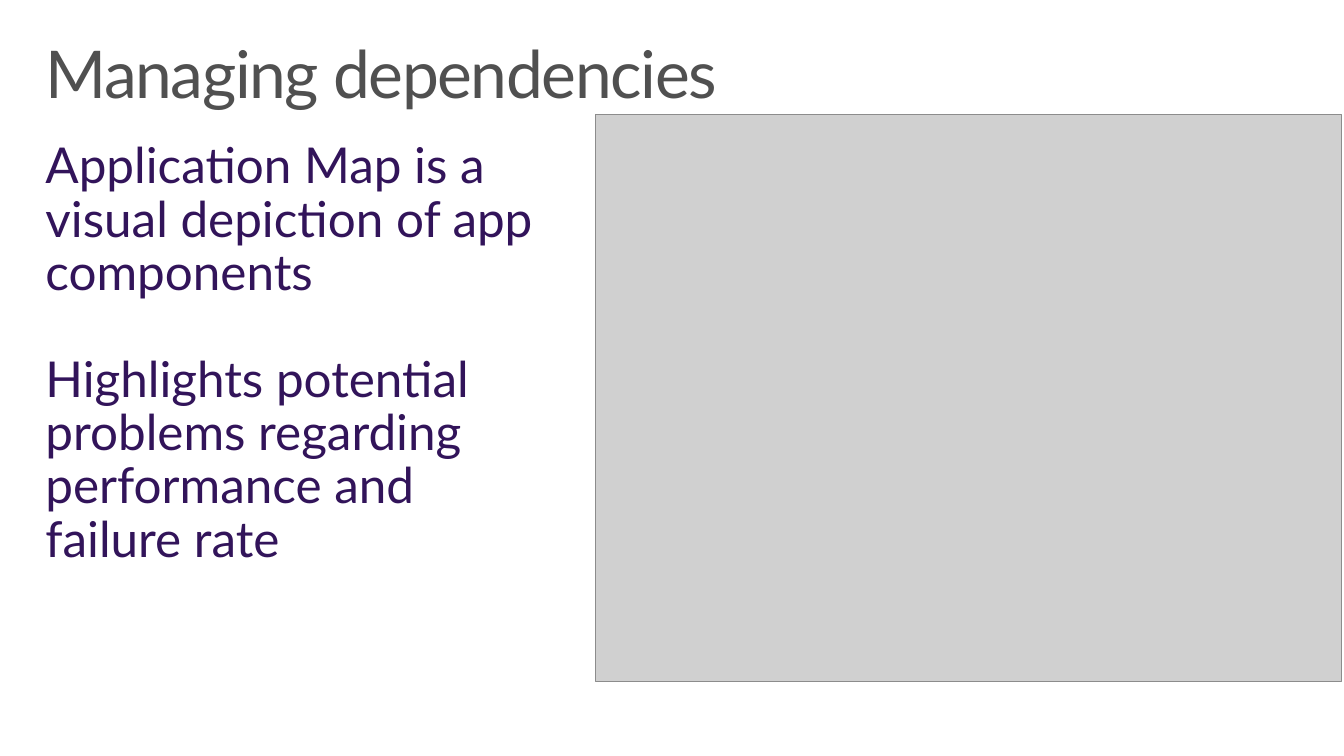
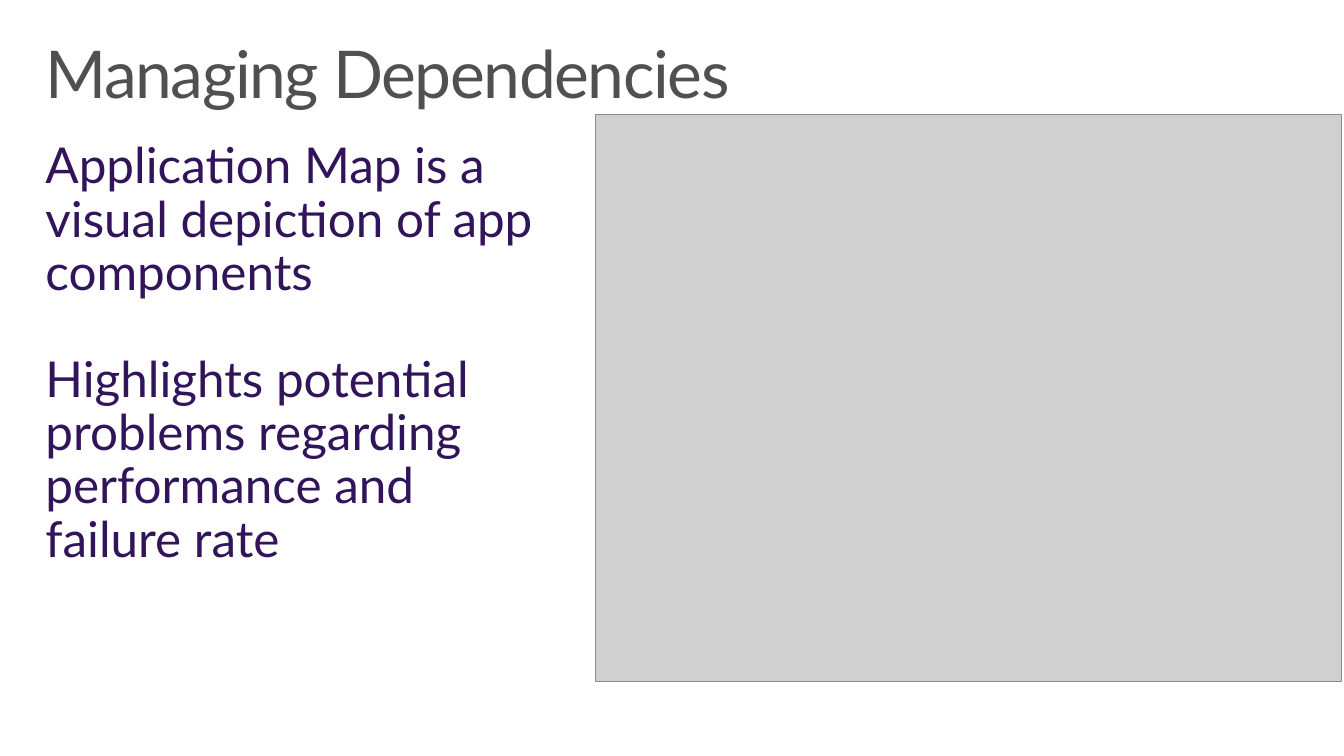
Before and after one commit to wely/DevCamp, a slide deck: slide 20 of Presentation/Module00-Monitoring.pptx (slide 28 before the commit). Drawn at 1344x756 pixels with LibreOffice and Linux fonts; fonts in the diff are those of the drawing; grey boxes stand for pictures; background and template pictures are left out. Boxes give left, top, right and bottom in pixels: in the first picture for what was removed or moved away, otherwise in the second. Text is boxed around its words. In the diff, an @@ line names an element or a change of style, - is before the commit and + after.

```diff
--- a/Presentation/Module00-Monitoring.pptx
+++ b/Presentation/Module00-Monitoring.pptx
@@ title at [45,49,730,110]: text changed @@
-Managing dependencies
+Managing Dependencies
```
Also in this commit, not shown: 13 other slides changed, 2 slides added.
